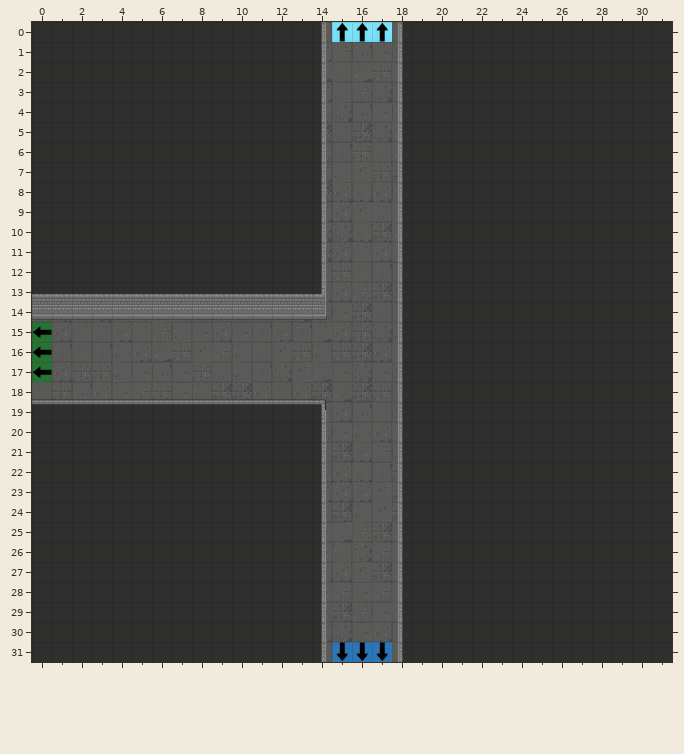
Tiled map, stored at GrupaTNT/Assets/Resources/RoomData/ROOM_3_NSW_2.tmx. Above: the version before the commit.
Cells are 32x32 px. Shown: x 0..31, y 0..31.
And afterwards:
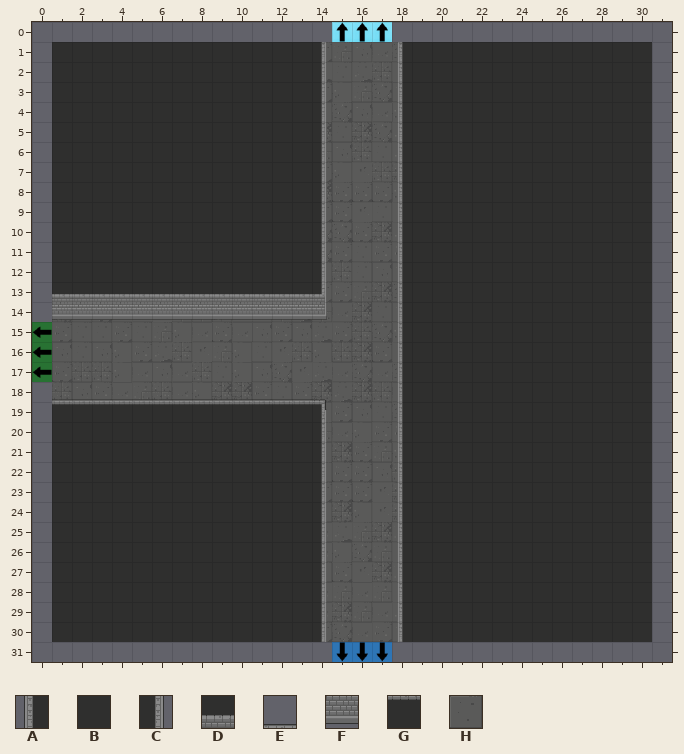
Key: from "Dungeon_Tileset_2": A 16, B 17, C 18, D 33, E 36, F 49, G 52, H 88.
_ is an empty cell, # one hidden under a higher layer, . an unchanged one.
The exact change:
--- layer "Floor"
@@ x 14..18 @@
- 0 H...H
+ 0 _..._
@@ x 0..31 @@
-14 H..............................#
-15 ...............................#
-16 ...............................#
-17 ...............................#
-18 H..............................#
+14 _.............................._
+15 ..............................._
+16 ..............................._
+17 ..............................._
+18 _.............................._
@@ x 14..18 @@
-31 H...H
+31 _..._
--- layer "Walls"
@@ x 0..31 @@
- 0 BBBBBBBBBBBBBBC...ABBBBBBBBBBBBB
- 1 B..............................B
- 2 B..............................B
- 3 B..............................B
- 4 B..............................B
- 5 B..............................B
- 6 B..............................B
- 7 B..............................B
- 8 B..............................B
- 9 B..............................B
-10 B..............................B
-11 B..............................B
-12 B..............................B
-13 D..............................B
-14 F..............................B
-15 ...............................B
-16 ...............................B
-17 ...............................B
-18 E..............................B
-19 G..............................B
-20 B..............................B
-21 B..............................B
-22 B..............................B
-23 B..............................B
-24 B..............................B
-25 B..............................B
-26 B..............................B
-27 B..............................B
-28 B..............................B
-29 B..............................B
-30 B..............................B
-31 BBBBBBBBBBBBBBC...ABBBBBBBBBBBBB
+ 0 _______________...______________
+ 1 _.............................._
+ 2 _.............................._
+ 3 _.............................._
+ 4 _.............................._
+ 5 _.............................._
+ 6 _.............................._
+ 7 _.............................._
+ 8 _.............................._
+ 9 _.............................._
+10 _.............................._
+11 _.............................._
+12 _.............................._
+13 _.............................._
+14 _.............................._
+15 ..............................._
+16 ..............................._
+17 ..............................._
+18 _.............................._
+19 _.............................._
+20 _.............................._
+21 _.............................._
+22 _.............................._
+23 _.............................._
+24 _.............................._
+25 _.............................._
+26 _.............................._
+27 _.............................._
+28 _.............................._
+29 _.............................._
+30 _.............................._
+31 _______________...______________
